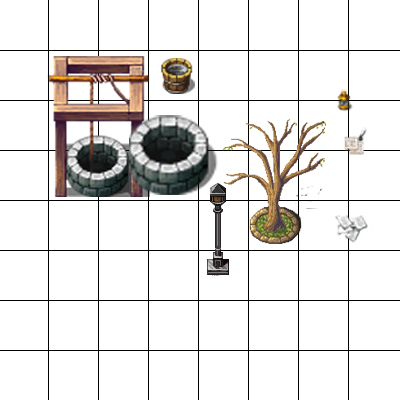
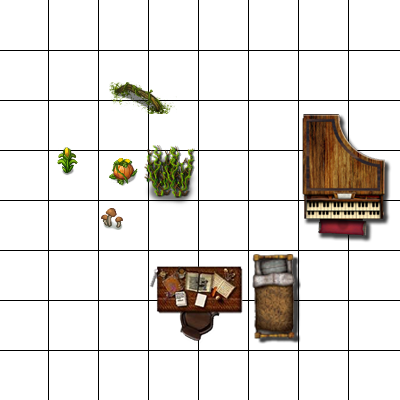
The second 400px x 400px image is a revision of the first. Changes to its layers:
added layer "Layer 20" above "Layer 19" over [101, 208, 123, 230]
added layer "Layer 19" above "Layer 18" over [109, 158, 138, 187]
added layer "Layer 18" above "Layer 17" over [57, 147, 78, 176]
added layer "Layer 17" above "Layer 16" over [109, 81, 177, 114]
added layer "Layer 16" above "Layer 15" over [143, 145, 199, 206]
added layer "Layer 15" above "Layer 13" over [252, 254, 301, 344]
added layer "Layer 13" above "Layer 11" over [302, 114, 392, 243]
added layer "Layer 10" above "Layer 9" over [149, 266, 243, 344]
hid "Layer 9" over [207, 182, 229, 276]
hid "Layer 8" over [335, 89, 354, 115]
hid "Layer 7" over [340, 127, 368, 155]
hid "Layer 6" over [335, 209, 374, 244]
hid "Layer 5" over [223, 119, 326, 244]
hid "Layer 4" over [160, 58, 195, 94]
hid "Layer 3" over [129, 115, 218, 195]
hid "Layer 2" over [47, 56, 150, 197]
